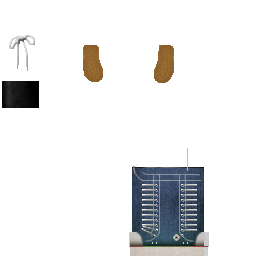
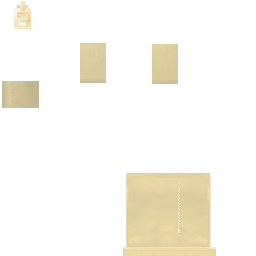
Before/after of a w=256, h=256 layered artwork. What changed in the layer stack:
hid group "sneakers_allstarblue2" (2 layers) over (2, 35, 209, 256)
showed group "shoes_white" (3 layers) over (2, 1, 216, 256)
